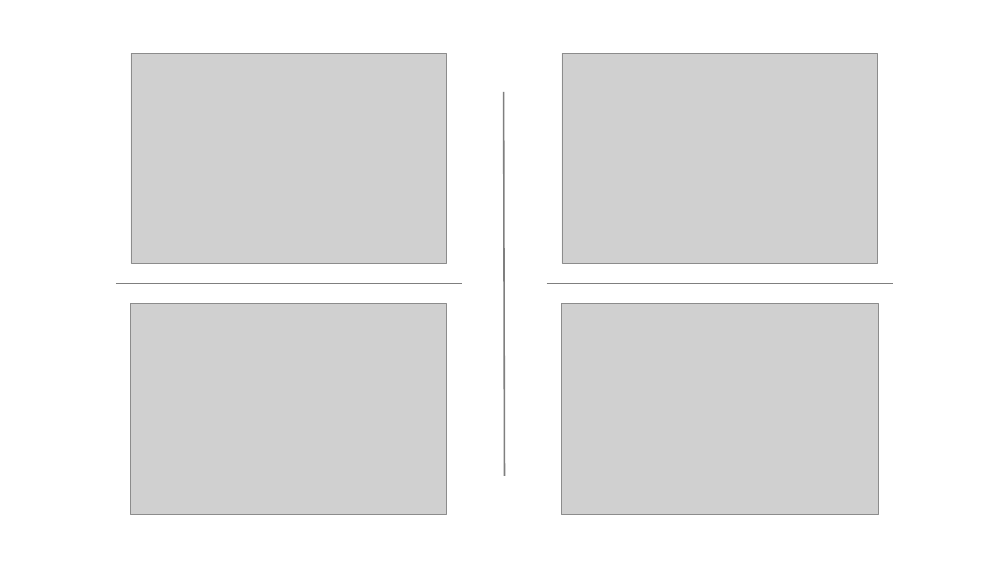
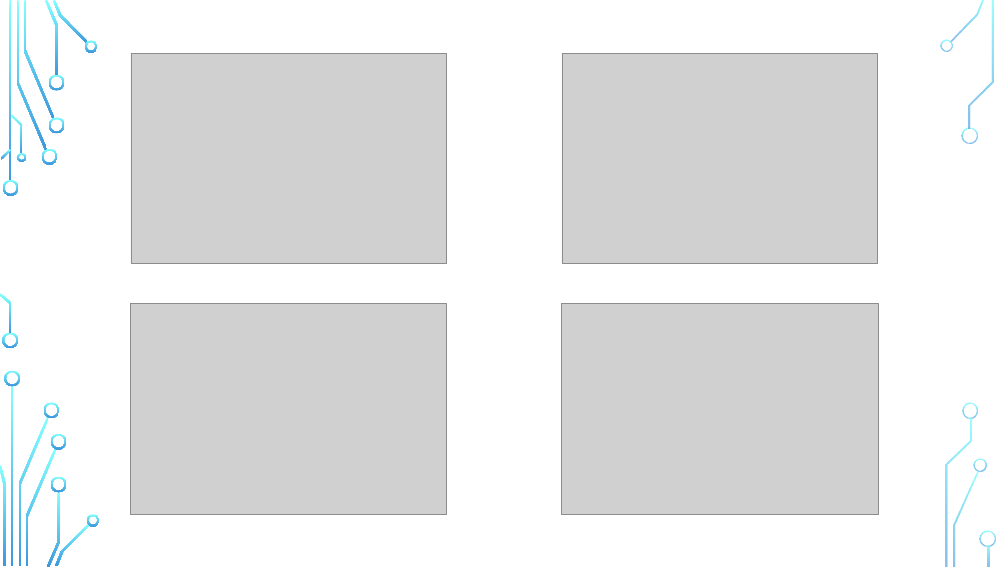
Before and after one commit to Ha5hBr0wn/CS4701, a slide deck: slide 16 of FinalPresentation.pptx. Drawn at 1008x567 pixels with LibreOffice and Linux fonts; fonts in the diff are those of the drawing; grey boxes stand for pictures; background and template pictures are left out. Boxes give left, top, right and bottom in pixels: in the first picture for what was removed or moved away, otherwise in the second. Text is boxed around its words. In the diff, an @@ line names an element or a change of style, - is before the commit and + after.

```diff
--- a/FinalPresentation.pptx
+++ b/FinalPresentation.pptx
@@ line removed from (504, 92) to (504, 476) @@
@@ line removed from (116, 284) to (463, 284) @@
@@ line removed from (547, 284) to (893, 284) @@
@@ group added at <box>0,0,996,567</box>: 33 freeform shapes, 3 rectangles @@
```
Also in this commit, not shown: 18 other slides changed.
